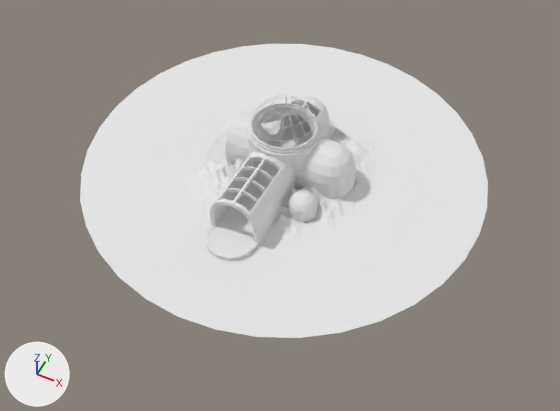
The OBJ model Assets/Meshes/gho_terrain.obj, before and after one commit.
The view is the same before and after, from a 50 mm camera at (1707.0, -3476.0, 3923.0) aimed at (103.0, -267.0, -88.0). Every picture has the same lights, and +X, +Y and +Z are marked at lower left. Where no turn or scale is listed for an object, it has been applied to the vertices. Vertices at the same position are counted once.

Objects in the first picture: 'gho_terrain'.
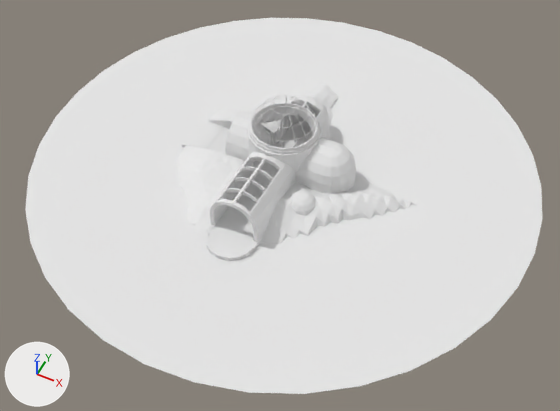
Commit message: pi_gho terrain

The change in detail:
me_gho_terrain is used by ob_gho_terrain; location (0.0, 0.0, 0.0).
me_gho_terrain had 4120 vertices, 3500 faces and spanned x -1421.0..1421.0, y -1421.0..1421.0, z -243.0..577.0.
me_gho_terrain now has 3768 vertices, 2736 faces and spans x -1784.0..1784.0, y -1784.0..1784.0, z -112.0..577.0.
me_gho_terrain part 1: the loose piece of 72 vertices spanning x -1421.0..1421.0, y -1421.0..1421.0, z 18.0 is rebuilt with 205 vertices and now spans x -1784.0..1784.0, y -1784.0..1784.0, z 21.0.
me_gho_terrain part 2: a new loose piece of 449 vertices spanning x -781.0..266.0, y 160.0..991.0, z -112.0..177.0, in mat_mat (white #e7e7e7).
me_gho_terrain part 3: a new loose piece of 315 vertices spanning x 157.0..999.0, y -720.0..194.0, z -112.0..145.0, in mat_mat (white #e7e7e7).
me_gho_terrain part 4: a new loose piece of 293 vertices spanning x -792.0..-154.0, y -864.0..-160.0, z -112.0..125.0, in mat_mat (white #e7e7e7).
me_gho_terrain part 5: 48 vertices moved from x -168.0..178.0, y -1079.0..1079.0, z -24.0..16.0 to x -168.0..178.0, y -945.0..683.0, z -24.0..16.0; 1536 vertices removed from x -653.0..651.0, y -711.0..711.0, z -243.0..140.0; 12 vertices added at x 200.0..400.0, y -429.0..-229.0, z 3.0.

Location of each change, (x1, y1, x2, y2) in pixels of the pictures (560 x 411 px):
'gho_terrain', reshaped (27% wider, 28% taller)
    before: (80, 44, 488, 338)
    after: (25, 18, 542, 394)
part 1 of me_gho_terrain, rebuilt (27% wider, 28% taller)
    before: (80, 44, 488, 338)
    after: (25, 18, 542, 394)
part 2 of me_gho_terrain, added
    after: (208, 84, 338, 145)
part 3 of me_gho_terrain, added
    after: (260, 175, 417, 244)
part 4 of me_gho_terrain, added
    after: (177, 145, 254, 235)
part 5 of me_gho_terrain, cut back
    before: (182, 102, 380, 241)
